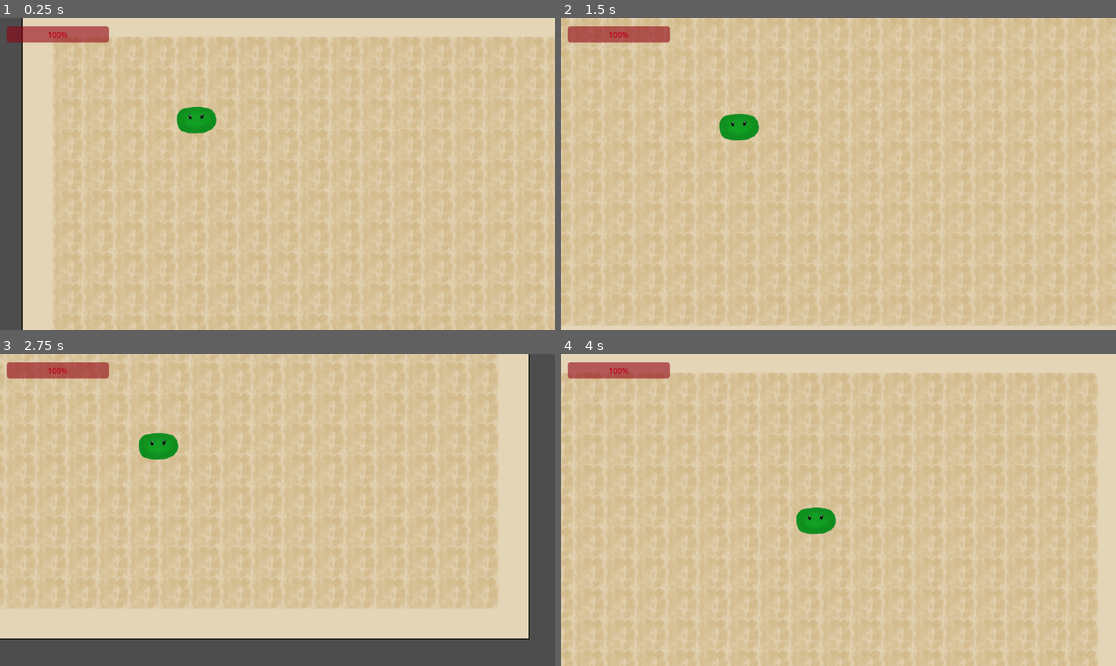
Above: before the commit, frames 1-4 (two rows, left to right).
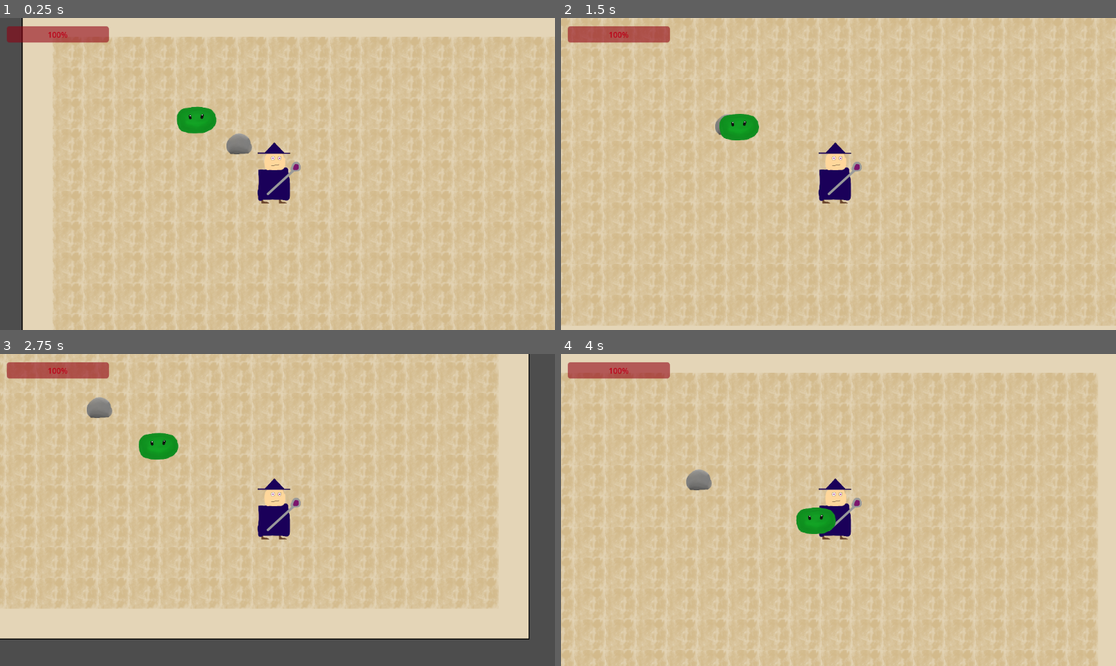
Above: after the commit, the same moments.

Repository: nuaht1/Eksamens-Projekt
Game: Godot game, scene res://node_2d.tscn
Two runs of this game, one before a commit and one after it. Both use one fixed random seed, a clock stepped at 60 frames per second and the inputs below.
Inputs:
- Up to frame 1 (0.25 s): no input
- Up to frame 2 (1.5 s): hold Right (ui_right) 0.53-1.28 s; hold Down (ui_down) from 1.28 s (still down)
- Up to frame 3 (2.75 s): release Down (ui_down) at 2.03 s; hold Right (ui_right) from 2.03 s (still down)
- Up to frame 4 (4 s): release Right (ui_right) at 2.78 s; hold Up (ui_up) 2.78-3.53 s; hold Left (ui_left) from 3.53 s (still down)

The runs differ from the first frame. In frame 1, 1.1% of the frame differs, in the area x 40-55%, y 36-60%; in frame 2, 0.9%; in frame 3, 1.1%, in the area x 15-55%, y 13-60%; in frame 4, 1.0%.

Commit message:
Update node_2d.tscn

Diff:
--- a/eksamens-projekt/node_2d.tscn
+++ b/eksamens-projekt/node_2d.tscn
@@ -64,12 +64,7 @@
 [sub_resource type="TileSetAtlasSource" id="TileSetAtlasSource_x0ka3"]
 texture = ExtResource("5_rj586")
 texture_region_size = Vector2i(64, 64)
-1:1/0 = 0
-2:1/0 = 0
-1:2/0 = 0
-2:2/0 = 0
 0:0/0 = 0
-1:0/0 = 0
 2:0/0 = 0
 3:0/0 = 0
 3:1/0 = 0
@@ -80,32 +75,10 @@
 0:3/0 = 0
 0:2/0 = 0
 0:1/0 = 0
-4:6/0 = 0
-4:7/0 = 0
-5:7/0 = 0
-6:7/0 = 0
-6:8/0 = 0
-7:8/0 = 0
-5:6/size_in_atlas = Vector2i(6, 1)
-5:6/0 = 0
-10:7/size_in_atlas = Vector2i(1, 5)
-10:7/0 = 0
-7:9/size_in_atlas = Vector2i(3, 3)
-7:9/0 = 0
-5:8/0 = 0
-7:7/0 = 0
-8:7/0 = 0
-8:8/0 = 0
-9:7/0 = 0
-9:8/0 = 0
-4:10/0 = 0
-4:11/0 = 0
-5:10/0 = 0
-5:11/0 = 0
-6:10/0 = 0
-6:11/0 = 0
-4:9/size_in_atlas = Vector2i(3, 1)
-4:9/0 = 0
+1:1/0 = 0
+2:1/0 = 0
+1:2/0 = 0
+2:2/0 = 0
 
 [sub_resource type="TileSet" id="TileSet_x0ka3"]
 tile_size = Vector2i(64, 64)
@@ -119,57 +92,20 @@
 [sub_resource type="TileSetAtlasSource" id="TileSetAtlasSource_0h7mo"]
 texture = ExtResource("5_rj586")
 texture_region_size = Vector2i(64, 64)
-5:6/0 = 0
-6:6/0 = 0
-7:6/0 = 0
-8:6/0 = 0
-9:6/0 = 0
-10:6/0 = 0
-4:7/0 = 0
-5:7/0 = 0
-6:7/0 = 0
-7:7/0 = 0
-8:7/0 = 0
-9:7/0 = 0
-10:7/0 = 0
-11:7/0 = 0
-4:8/0 = 0
-5:8/0 = 0
-6:8/0 = 0
-7:8/0 = 0
-8:8/0 = 0
-9:8/0 = 0
-10:8/0 = 0
-11:8/0 = 0
-4:9/0 = 0
-5:9/0 = 0
-6:9/0 = 0
-7:9/0 = 0
-8:9/0 = 0
-9:9/0 = 0
-10:9/0 = 0
-11:9/0 = 0
-4:10/0 = 0
-5:10/0 = 0
-6:10/0 = 0
-7:10/0 = 0
-8:10/0 = 0
-9:10/0 = 0
-10:10/0 = 0
-11:10/0 = 0
-5:11/0 = 0
-6:11/0 = 0
-7:11/0 = 0
-8:11/0 = 0
-9:11/0 = 0
-10:11/0 = 0
+use_texture_padding = false
 1:1/0 = 0
 1:2/0 = 0
 2:2/0 = 0
 2:1/0 = 0
 
+[sub_resource type="TileSetAtlasSource" id="TileSetAtlasSource_nr8wp"]
+texture = ExtResource("5_rj586")
+texture_region_size = Vector2i(256, 256)
+0:0/0 = 0
+
 [sub_resource type="TileSet" id="TileSet_nr8wp"]
 sources/0 = SubResource("TileSetAtlasSource_0h7mo")
+sources/1 = SubResource("TileSetAtlasSource_nr8wp")
 
 [sub_resource type="RectangleShape2D" id="RectangleShape2D_y32ns"]
 
@@ -186,10 +122,12 @@
 tile_set = SubResource("TileSet_x0ka3")
 
 [node name="TileMapLayer2" type="TileMapLayer" parent="."]
+position = Vector2(37, -1)
+scale = Vector2(0.43705, 0.510372)
+tile_map_data = PackedByteArray("AAA3ABoAAQAAAAAAAAA=")
 tile_set = SubResource("TileSet_nr8wp")
 
 [node name="CharacterBody2D" type="CharacterBody2D" parent="." groups=["player"]]
-visible = false
 position = Vector2(504, 284)
 script = ExtResource("1_0e48y")
 
Not shown: 1 places in eksamens-projekt/node_2d.tscn that only renumber resources
